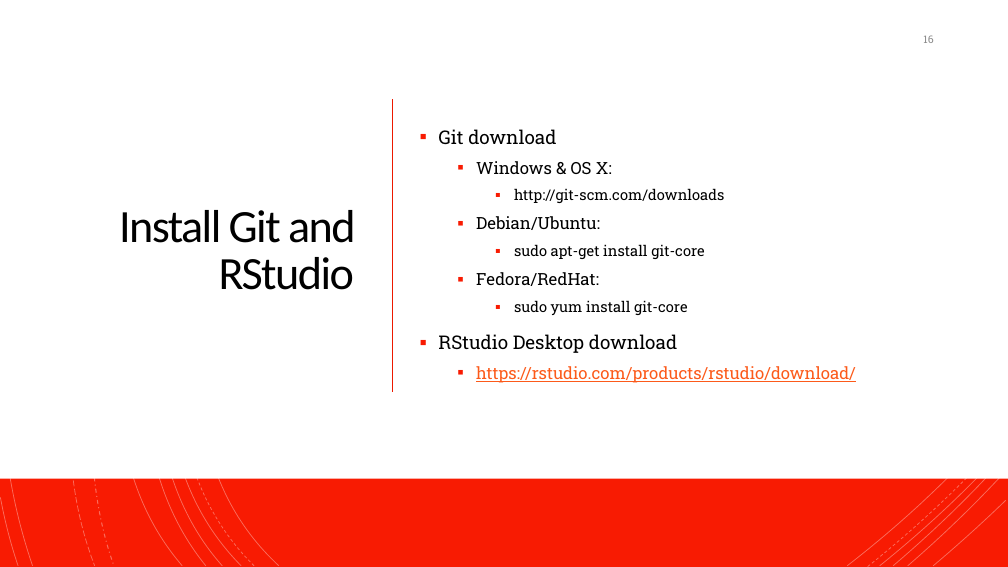
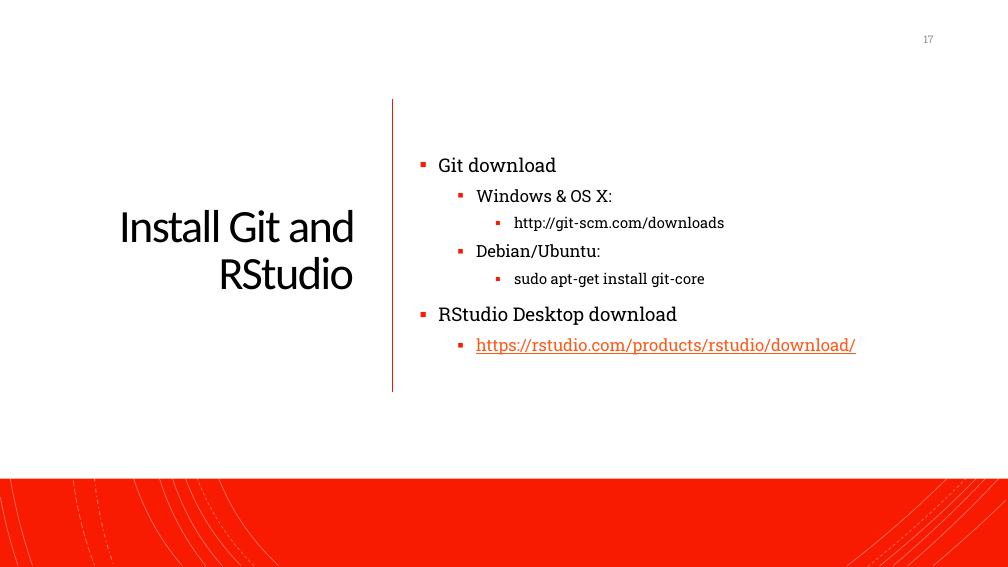
Before and after one commit to NeuroShepherd/R_Coding_Presentations, a slide deck: slide 17 of RStudio, Git, and Github/RStudio_Git_Github.pptx (slide 16 before the commit). Drawn at 1008x567 pixels with LibreOffice and Linux fonts; fonts in the diff are those of the drawing. Boxes give left, top, right and bottom in pixels: in the first picture for what was removed or moved away, otherwise in the second. Text is boxed around its words. In the diff, an @@ line names an element or a change of style, - is before the commit and + after.

```diff
--- a/RStudio, Git, and Github/RStudio_Git_Github.pptx
+++ b/RStudio, Git, and Github/RStudio_Git_Github.pptx
@@ page number at bbox=[924, 35, 934, 43]: text changed @@
-16
+17
@@ text at bbox=[476, 272, 687, 315]: paragraphs removed @@
-  ▪ Fedora/RedHat:
-    ▪ sudo yum install git-core
```
Also in this commit, not shown: 9 other slides changed, 1 other file.
